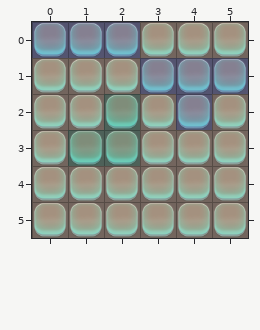
Tiled map, stored at Resources/tiledmap/map_18.tmx. Above, as it was before the edit.
Cells are 100x100 px. Shown: x 0..5, y 0..5.
The same view after the edit:
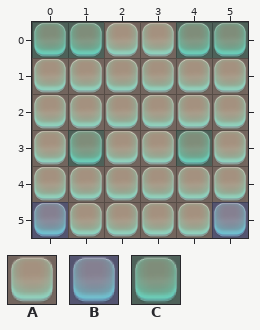
Key: from "type5": A 0 "1", B 1 "5", C 2 "6".
_ is an empty cell.
See-through tiles are keyed as they look on the map.
Diff:
{"where": "layer \"type\""}
{"y":0,"x":0,"old":"BBB","new":"CCA"}
{"y":0,"x":4,"old":"AA","new":"CC"}
{"y":1,"x":3,"old":"BBB","new":"AAA"}
{"y":2,"x":2,"old":"C","new":"A"}
{"y":2,"x":4,"old":"B","new":"A"}
{"y":3,"x":2,"old":"C","new":"A"}
{"y":3,"x":4,"old":"A","new":"C"}
{"y":5,"x":0,"old":"A","new":"B"}
{"y":5,"x":5,"old":"A","new":"B"}
{"label":"changed","picture_box":[32,22,248,166]}
{"label":"changed","picture_box":[32,202,68,238]}
{"label":"changed","picture_box":[212,202,248,238]}
